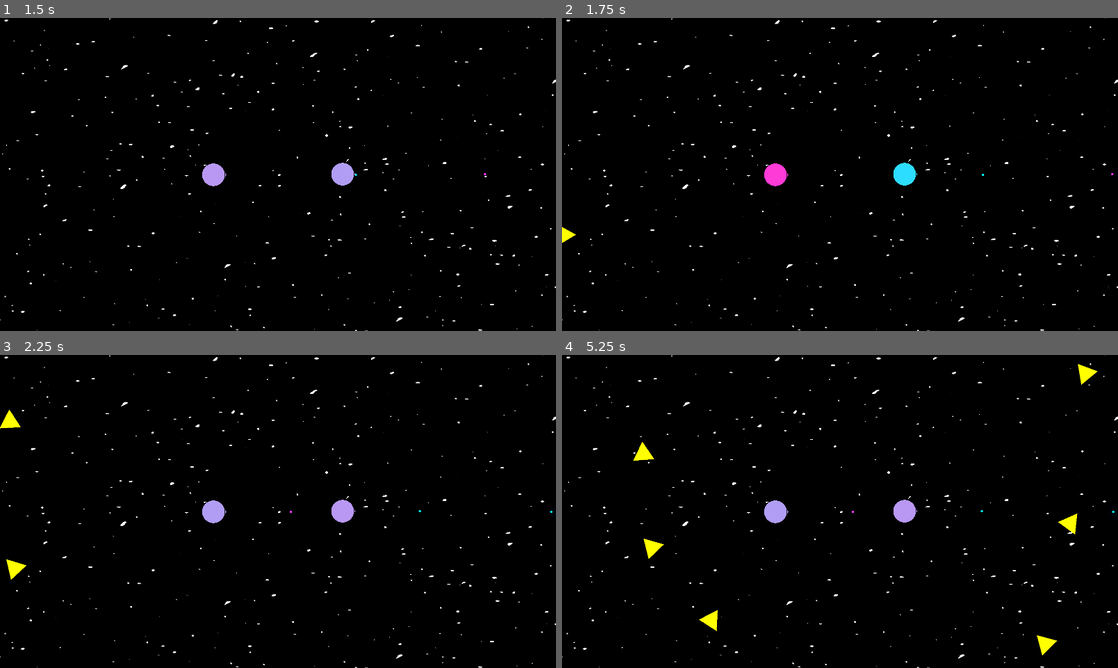
Above: before the commit, frames 1-4 (two rows, left to right).
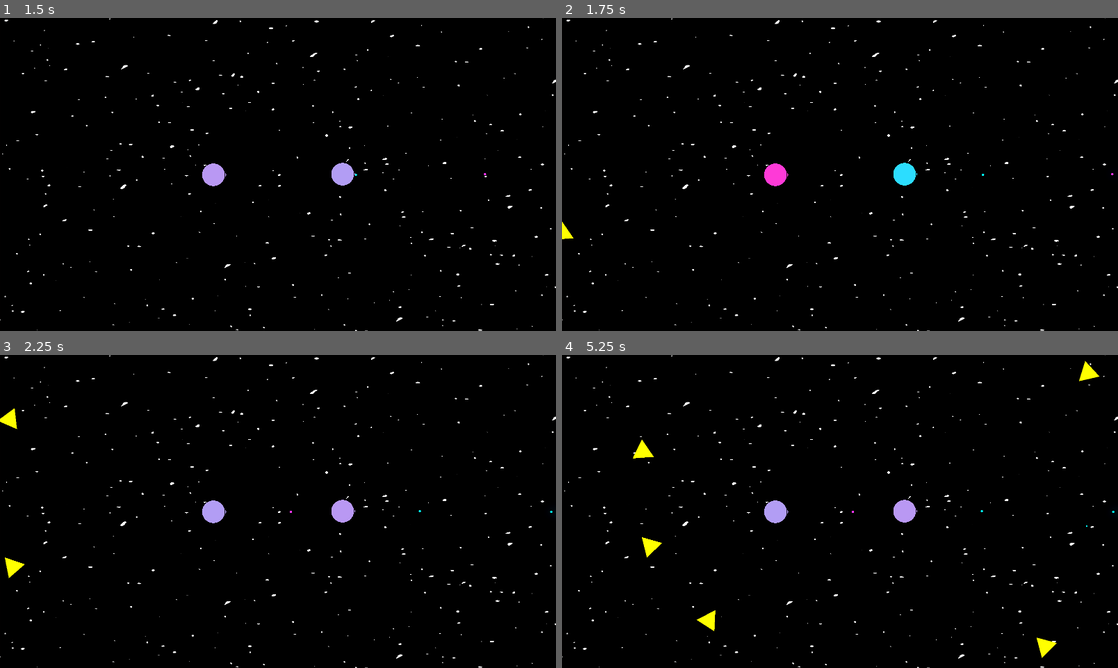
Above: after the commit, the same moments.

Repository: Kiryume/now-there-are-two
Game: Godot game, scene res://main.tscn
The game is run twice, just before and just after one commit, with the same random seed, the same clock (stepped at 60 frames per second) and the same inputs.
Inputs (mouse positions are in pixels of both pictures, inside the frame that each line leads up to):
- Up to frame 1 (1.5 s): move the mouse to (400, 158) at 0.52 s; tap Space (swap_sides) at 0.6, 1.35 s; click (400, 158) at 0.67 s; move the mouse to (166, 190) at 1.27 s; click (166, 190) at 1.42 s
- Up to frame 2 (1.75 s): no input
- Up to frame 3 (2.25 s): move the mouse to (333, 442) at 2.02 s; tap Space (swap_sides) at 2.1 s; click (333, 442) at 2.17 s
- Up to frame 4 (5.25 s): move the mouse to (812, 574) at 2.77 s; tap Space (swap_sides) every 0.75 s from 2.85 to 5.1 s; click (812, 574) at 2.92 s; move the mouse to (1006, 558) at 3.52 s; click (1006, 558) at 3.67 s; move the mouse to (673, 464) at 4.27 s; click (673, 464) at 4.42 s; move the mouse to (867, 511) at 5.02 s; click (867, 511) at 5.17 s

Frame 1 is identical in both runs. In frame 2, less than 0.1% of the frame differs, in the area x 0-3%, y 65-72%; in frame 3, 0.1%; in frame 4, 0.5%, in the area x 12-97%, y 1-97%.

Commit message:
rework hitboxes

Diff:
--- /dev/null
+++ b/AttackUtils/DamageResource.gd
@@ -0,0 +1,10 @@
+@tool
+extends Resource
+class_name DamageResource
+enum DamageType {
+	Kinetic,
+	Energy
+}
+
+@export var amount: float = 10.0
+@export var damage_type: DamageType = DamageType.Kinetic
--- /dev/null
+++ b/AttackUtils/Hitbox.tscn
@@ -0,0 +1,6 @@
+[gd_scene load_steps=2 format=3 uid="uid://ij5gugxigq6n"]
+
+[ext_resource type="Script" uid="uid://bbaiayb88c6uc" path="res://AttackUtils/hitbox.gd" id="1_6fcj2"]
+
+[node name="Hitbox" type="Area2D"]
+script = ExtResource("1_6fcj2")
--- /dev/null
+++ b/AttackUtils/Hurtbox.tscn
@@ -0,0 +1,6 @@
+[gd_scene load_steps=2 format=3 uid="uid://cmp3xva6kp8l5"]
+
+[ext_resource type="Script" uid="uid://dqvkd1m44wah7" path="res://AttackUtils/hurtbox.gd" id="1_61bri"]
+
+[node name="Hurtbox" type="Area2D"]
+script = ExtResource("1_61bri")
--- /dev/null
+++ b/AttackUtils/hitbox.gd
@@ -0,0 +1,7 @@
+class_name Hitbox
+extends Area2D
+
+@export var damage_profile: DamageResource
+
+func _ready():
+	add_to_group("hitbox")
--- /dev/null
+++ b/AttackUtils/hurtbox.gd
@@ -0,0 +1,13 @@
+class_name Hurtbox
+extends Area2D
+
+signal hurt(damage_profile: DamageResource)
+
+func _ready():
+	area_entered.connect(_on_area_entered)
+
+func _on_area_entered(area: Area2D):
+	if area is Hitbox:
+		var profile = area.damage_profile
+		if profile:
+			hurt.emit(profile)
--- a/Enemies/Enemy.tscn
+++ b/Enemies/Enemy.tscn
@@ -3,9 +3,4 @@
 [ext_resource type="Script" uid="uid://tggc1rhveool" path="res://Enemies/enemy.gd" id="1_4isyn"]
 
 [node name="Enemy" type="CharacterBody2D"]
-collision_layer = 8
-collision_mask = 9
-motion_mode = 1
-platform_on_leave = 2
-platform_floor_layers = 4294967040
 script = ExtResource("1_4isyn")
--- a/Enemies/TriangleFollowEnemy.tscn
+++ b/Enemies/TriangleFollowEnemy.tscn
@@ -1,27 +1,42 @@
-[gd_scene load_steps=5 format=3 uid="uid://b3uxkitmmli6k"]
+[gd_scene load_steps=7 format=3 uid="uid://b3uxkitmmli6k"]
 
 [ext_resource type="Script" uid="uid://n4atrp5p2hmx" path="res://Enemies/triangle_follow_enemy.gd" id="1_2jdvk"]
 [ext_resource type="Shader" uid="uid://ch80vchss2qbs" path="res://Enemies/Triangle.gdshader" id="2_ipfib"]
+[ext_resource type="Script" uid="uid://dqvkd1m44wah7" path="res://AttackUtils/hurtbox.gd" id="3_ipfib"]
 
 [sub_resource type="CircleShape2D" id="CircleShape2D_k0ubx"]
-radius = 25.179358
+radius = 37.01351
 
 [sub_resource type="ShaderMaterial" id="ShaderMaterial_4dhks"]
 shader = ExtResource("2_ipfib")
 shader_parameter/n = 3
 
+[sub_resource type="CircleShape2D" id="CircleShape2D_2jdvk"]
+radius = 49.162994
+
 [node name="TriangleFollowEnemy" type="CharacterBody2D"]
-motion_mode = 1
-floor_snap_length = 0.0
+rotation = 1.5707964
+collision_layer = 8
+collision_mask = 8
 script = ExtResource("1_2jdvk")
-metadata/_custom_type_script = "uid://tggc1rhveool"
 
 [node name="StopCheck" type="CollisionShape2D" parent="."]
+rotation = 1.5707964
 shape = SubResource("CircleShape2D_k0ubx")
 
 [node name="ColorRect" type="ColorRect" parent="."]
 material = SubResource("ShaderMaterial_4dhks")
-offset_left = -44.0
-offset_top = -38.0
-offset_right = 45.0
-offset_bottom = 51.0
+offset_left = -45.0
+offset_top = -45.999996
+offset_right = 44.0
+offset_bottom = 43.000004
+
+[node name="Hurtbox" type="Area2D" parent="."]
+collision_layer = 8
+collision_mask = 2
+script = ExtResource("3_ipfib")
+metadata/_custom_type_script = "uid://dqvkd1m44wah7"
+
+[node name="HurtBox" type="CollisionShape2D" parent="Hurtbox"]
+rotation = 1.5707964
+shape = SubResource("CircleShape2D_2jdvk")
--- a/Enemies/enemy.gd
+++ b/Enemies/enemy.gd
@@ -44,5 +44,4 @@
 		velocity = direction.normalized() * speed
 	else:
 		velocity = Vector2.ZERO
-
 	move_and_slide()
--- a/Enemies/triangle_follow_enemy.gd
+++ b/Enemies/triangle_follow_enemy.gd
@@ -1,6 +1,10 @@
 extends Enemy
+@onready var hurtbox: Hurtbox = $Hurtbox
+var droptscn = preload("res://Enemies/Drop.tscn")
 
-var droptscn = preload("res://Enemies/Drop.tscn")
+func _ready():
+	super._ready()
+	hurtbox.hurt.connect(_on_hurt)
 
 func _physics_process(delta: float) -> void:
 	move_to_nearest_player(delta)
@@ -13,3 +17,6 @@
 func add_drop(drop: Drop, new_position: Vector2):
 	get_tree().root.get_child(0).add_child(drop)
 	drop.global_position = new_position
+
+func _on_hurt(damage_profile: DamageResource):
+	take_dmg(damage_profile.amount)
--- a/PlayerManager/Upgrades/BaseProjectile/BaseProjectile.tscn
+++ b/PlayerManager/Player/BaseProjectile/BaseProjectile.tscn
@@ -1,7 +1,8 @@
-[gd_scene load_steps=5 format=3 uid="uid://dpri4v6m1iycv"]
+[gd_scene load_steps=6 format=3 uid="uid://dpri4v6m1iycv"]
 
-[ext_resource type="Script" uid="uid://704p03fguim" path="res://PlayerManager/Upgrades/BaseProjectile/base_projectile.gd" id="1_2cbm4"]
+[ext_resource type="Script" uid="uid://704p03fguim" path="res://PlayerManager/Player/BaseProjectile/base_projectile.gd" id="1_2cbm4"]
 [ext_resource type="Shader" uid="uid://c34nayxbaxuld" path="res://PlayerManager/Player/Player.gdshader" id="1_gifoo"]
+[ext_resource type="Resource" uid="uid://2jm4528lwkdg" path="res://PlayerManager/Player/BaseProjectile/ProjectileDamage.tres" id="2_bmxbi"]
 
 [sub_resource type="CircleShape2D" id="CircleShape2D_7bywb"]
 radius = 4.0
@@ -11,10 +12,14 @@
 shader_parameter/radius = 0.5
 shader_parameter/softness = 0.001
 
-[node name="BaseProjectile" type="Area2D"]
+[node name="Hitbox" type="Area2D"]
+collision_layer = 2
+collision_mask = 8
 script = ExtResource("1_2cbm4")
+damage_profile = ExtResource("2_bmxbi")
+metadata/_custom_type_script = "uid://bbaiayb88c6uc"
 
-[node name="CollisionShape2D" type="CollisionShape2D" parent="."]
+[node name="HitBox" type="CollisionShape2D" parent="."]
 shape = SubResource("CircleShape2D_7bywb")
 
 [node name="ColorRect" type="ColorRect" parent="."]
@@ -23,5 +28,3 @@
 offset_top = -4.0
 offset_right = 4.0
 offset_bottom = 4.0
-
-[connection signal="body_entered" from="." to="." method="_on_body_entered"]
--- /dev/null
+++ b/PlayerManager/Player/BaseProjectile/ProjectileDamage.tres
@@ -0,0 +1,7 @@
+[gd_resource type="Resource" script_class="DamageResource" load_steps=2 format=3 uid="uid://2jm4528lwkdg"]
+
+[ext_resource type="Script" uid="uid://bxetcqdxv0crx" path="res://AttackUtils/DamageResource.gd" id="1_tjfpt"]
+
+[resource]
+script = ExtResource("1_tjfpt")
+metadata/_custom_type_script = "uid://bxetcqdxv0crx"
--- a/PlayerManager/Upgrades/BaseProjectile/base_projectile.gd
+++ b/PlayerManager/Player/BaseProjectile/base_projectile.gd
@@ -1,5 +1,5 @@
 class_name BaseProjectile
-extends Area2D
+extends Hitbox
 
 @onready
 var text : ColorRect = $ColorRect
@@ -9,9 +9,6 @@
 var shooter: Node2D
 
 const PROJECTILE_SPEED = 900.
-
-func get_base_dmg() -> float:
-	return 10.
 
 func set_direction(new_direction: Vector2):
 	if new_direction == Vector2.ZERO:
@@ -24,9 +21,3 @@
 	lifetile_seconds -= delta
 	if lifetile_seconds <= 0:
 		queue_free()
-
-
-func _on_body_entered(body: Node2D) -> void:
-	if body is Enemy:
-		body.on_projectile_collision(self)
-	queue_free()
--- a/PlayerManager/Player/Nozzle.tscn
+++ b/PlayerManager/Player/Nozzle.tscn
@@ -1,7 +1,7 @@
 [gd_scene load_steps=3 format=3 uid="uid://d3n2dort2m4og"]
 
 [ext_resource type="Script" uid="uid://dsuofxhn2pgmh" path="res://PlayerManager/Player/nozzle.gd" id="1_m6co7"]
-[ext_resource type="PackedScene" uid="uid://dpri4v6m1iycv" path="res://PlayerManager/Upgrades/BaseProjectile/BaseProjectile.tscn" id="2_06ms2"]
+[ext_resource type="PackedScene" uid="uid://dpri4v6m1iycv" path="res://PlayerManager/Player/BaseProjectile/BaseProjectile.tscn" id="2_06ms2"]
 
 [node name="Nozzle" type="Marker2D"]
 script = ExtResource("1_m6co7")
--- a/PlayerManager/Player/Player.tscn
+++ b/PlayerManager/Player/Player.tscn
@@ -61,13 +61,13 @@
 
 [node name="AudioStreamPlayer2D" type="AudioStreamPlayer2D" parent="."]
 
-[node name="OtherCollideCheck" type="Area2D" parent="."]
+[node name="OtherPlayerCheck" type="Area2D" parent="."]
 collision_layer = 2
 collision_mask = 2
 
-[node name="CollisionShape2D" type="CollisionShape2D" parent="OtherCollideCheck"]
+[node name="CollisionShape2D" type="CollisionShape2D" parent="OtherPlayerCheck"]
 shape = SubResource("CircleShape2D_0rwas")
 
 [connection signal="timeout" from="WeaponController/ShootTimer" to="WeaponController" method="_on_shoot_timer_timeout"]
 [connection signal="area_entered" from="PickupArea" to="." method="_on_pickup_area_area_entered"]
-[connection signal="area_entered" from="OtherCollideCheck" to="." method="_on_other_collide_check_area_entered"]
+[connection signal="area_entered" from="OtherPlayerCheck" to="." method="_on_other_collide_check_area_entered"]
--- a/PlayerManager/PlayerManager.tscn
+++ b/PlayerManager/PlayerManager.tscn
@@ -9,14 +9,12 @@
 [node name="Player" parent="." instance=ExtResource("2_051cp")]
 position = Vector2(-246, 2)
 collision_mask = 5
-motion_mode = 1
 platform_on_leave = 2
 platform_floor_layers = 4294967040
 
 [node name="Player2" parent="." instance=ExtResource("2_051cp")]
 position = Vector2(200, 0)
 collision_mask = 5
-motion_mode = 1
 platform_on_leave = 2
 platform_floor_layers = 4294967040
 player_select = "right"
Not shown, added: AttackUtils/DamageResource.gd.uid
Not shown, added: AttackUtils/hitbox.gd.uid
Not shown, added: AttackUtils/hurtbox.gd.uid
Renamed: PlayerManager/Upgrades/BaseProjectile/base_projectile.gd.uid -> PlayerManager/Player/BaseProjectile/base_projectile.gd.uid
